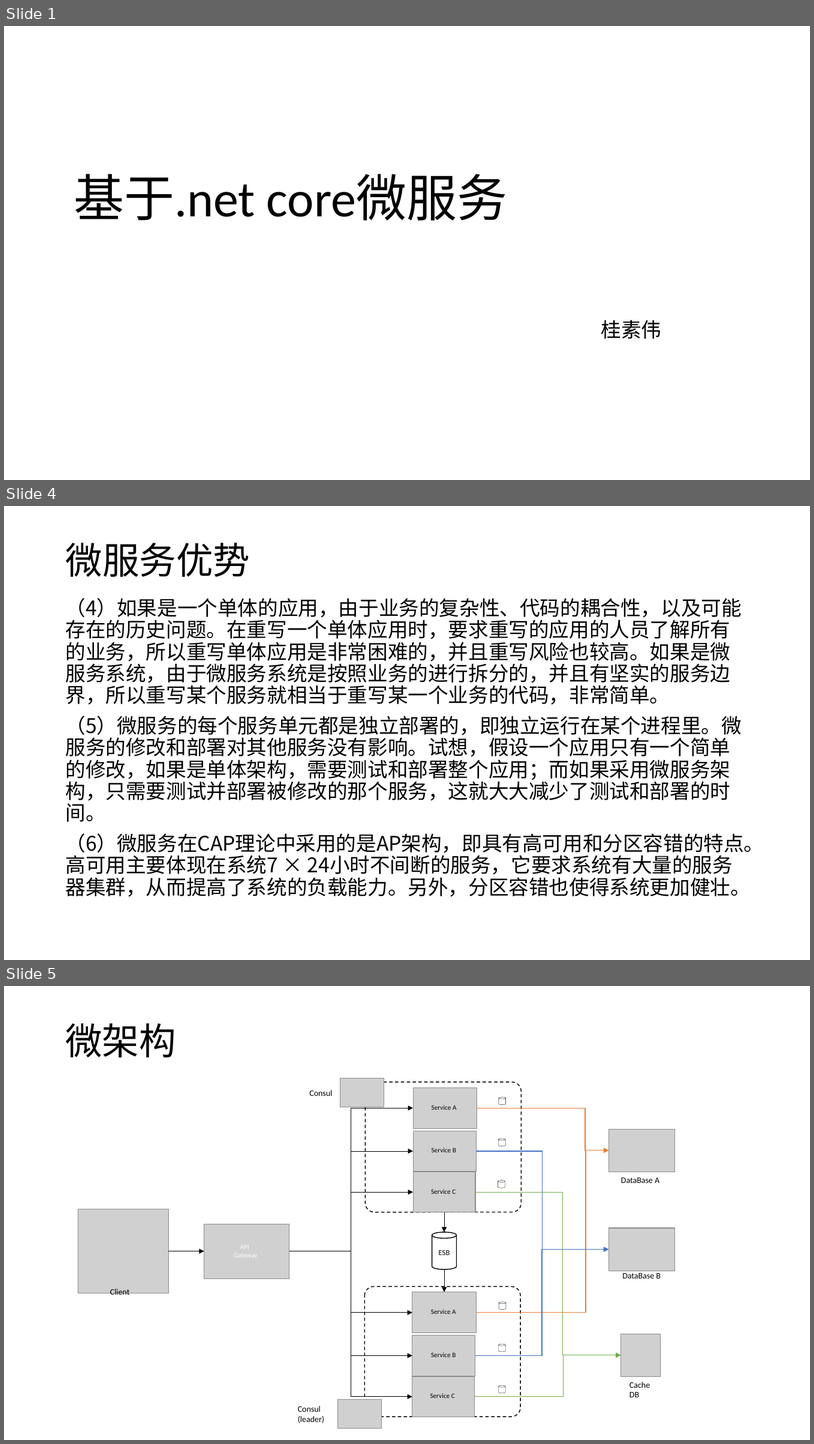
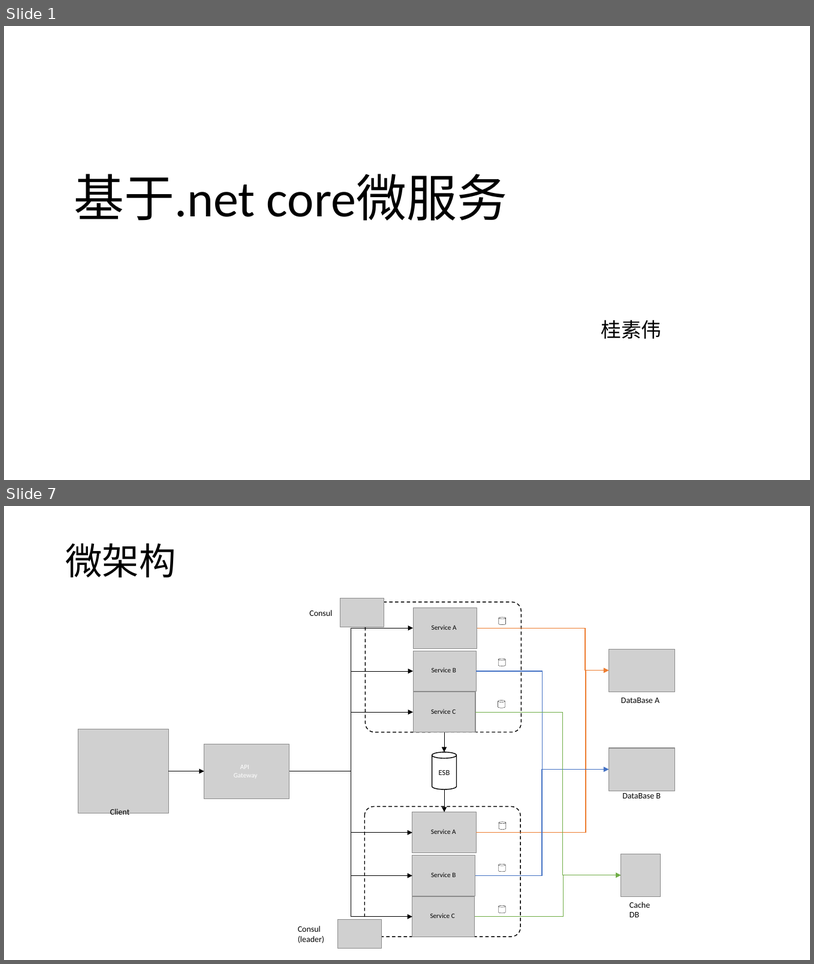
Before and after one commit to axzxs2001/HisMicroserviceSample, a slide deck: HisMicroserviceSample/Doc/基于.net core微服务.pptx. Shown one above the other, each under a label of ours: slides 1, 4 and 5 before the commit, slides 1 and 7 after it; the slides between them are not shown. The pictures are 814x1444 and 814x964 pixels, drawn with LibreOffice and Linux fonts; fonts in the diff are those of the drawing; grey boxes stand for pictures; background and template pictures are left out. Boxes give left, top, right and bottom in pixels: in the first picture for what was removed or moved away, otherwise in the second. Text is boxed around its words. In the diff, an @@ line names an element or a change of style, - is before the commit and + after.

Commit message:
完善文档，调整服务项目接口。

```diff
--- a/HisMicroserviceSample/Doc/基于.net core微服务.pptx
+++ b/HisMicroserviceSample/Doc/基于.net core微服务.pptx
@@ slide 4 removed at box(4, 506, 810, 960), background picture (left out) @@
@@ title removed at box(65, 543, 250, 577) @@
-微服务优势
@@ text removed at box(65, 598, 764, 897) @@
-（4）如果是一个单体的应用，由于业务的复杂性、代码的耦合性，以及可能存在的历史问题。在重写一个单体应用时，要求重写的应用的人员了解所有的业务，所以重写单体应用是非常困难的，并且重写风险也较高。如果是微服务系统，由于微服务系统是按照业务的进行拆分的，并且有坚实的服务边界，所以重写某个服务就相当于重写某一个业务的代码，非常简单。
-（5）微服务的每个服务单元都是独立部署的，即独立运行在某个进程里。微服务的修改和部署对其他服务没有影响。试想，假设一个应用只有一个简单的修改，如果是单体架构，需要测试和部署整个应用；而如果采用微服务架构，只需要测试并部署被修改的那个服务，这就大大减少了测试和部署的时间。
-（6）微服务在CAP理论中采用的是AP架构，即具有高可用和分区容错的特点。高可用主要体现在系统7 × 24小时不间断的服务，它要求系统有大量的服务器集群，从而提高了系统的负载能力。另外，分区容错也使得系统更加健壮。
@@ what was slide 5 is now slide 7 @@
```
Also in this commit, not shown: 9 slides changed, 5 slides added, 2 other slides removed, 3 other files.
